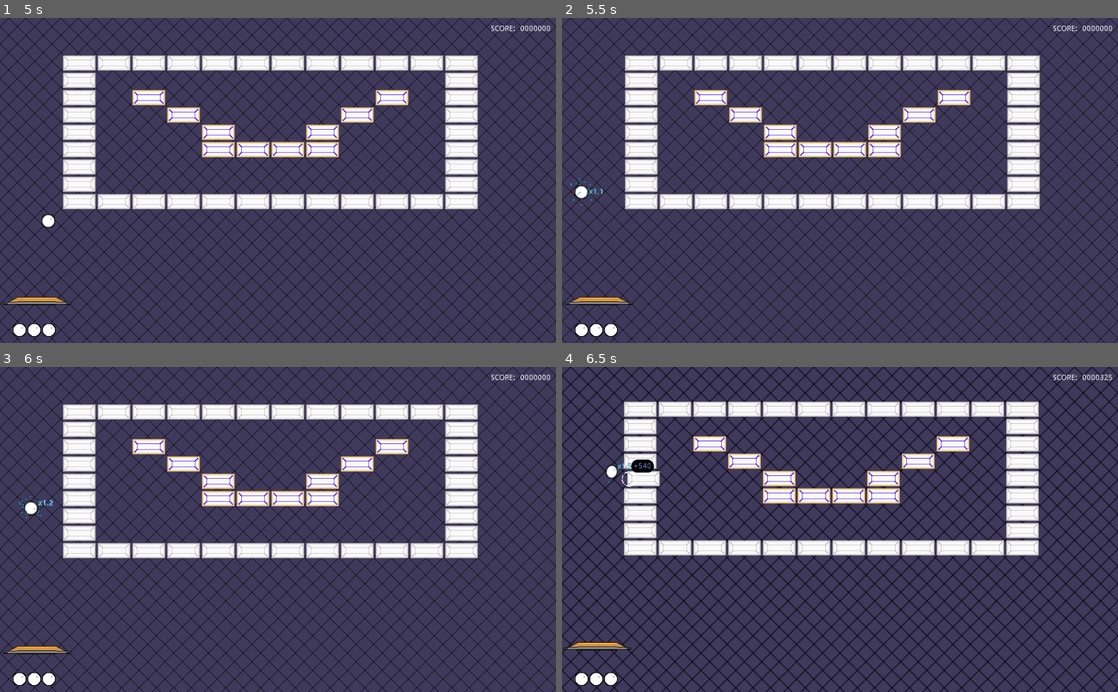
Above: before the commit, frames 1-4 (two rows, left to right).
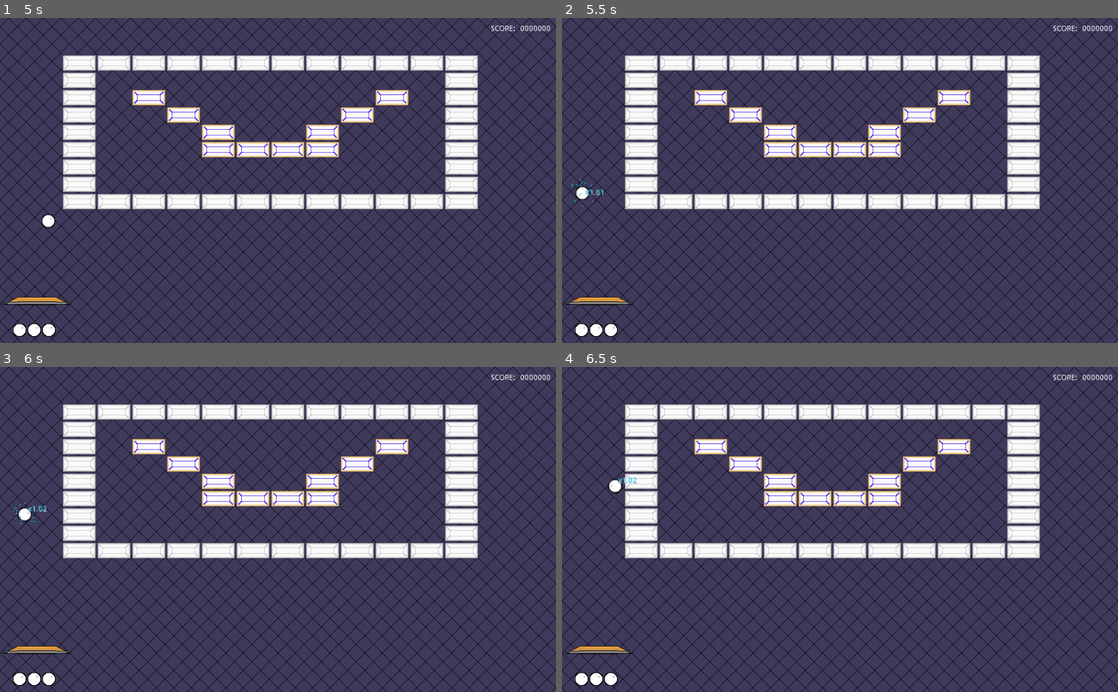
Above: after the commit, the same moments.

Repository: Anatolij-Grigorjev/Breakout4Godot
Game: Godot game, scene res://BreakoutGame.tscn
Two runs of this game, one before a commit and one after it. Both use one fixed random seed, a clock stepped at 60 frames per second and the inputs below.
Inputs (mouse positions are in pixels of both pictures, inside the frame that each line leads up to):
- Up to frame 1 (5 s): tap Enter (ui_accept) at 0.5, 0.77, 2, 3.5, 3.77 s; move the mouse to (250, 245) at 0.52 s; hold Up (paddle_ball_speedup) 0.53-1.25 s; tap Space (paddle_launch_ball) at 0.6, 3.6 s; click (250, 245) at 0.67 s; drag from (444, 229) to (250, 245) at 1.27 s; move the mouse to (111, 131) at 2.02 s; hold Left (paddle_left) 2.03-2.75 s; tap Alt at 2.1 s; drag from (305, 180) to (111, 131) at 2.77 s; move the mouse to (194, 99) at 3.52 s; hold Left (paddle_left) 3.53-4.25 s; drag from (400, 164) to (194, 99) at 4.27 s
- Up to frame 2 (5.5 s): move the mouse to (728, 196) at 5.02 s; hold Up (paddle_ball_speedup) from 5.03 s (still down); tap Alt at 5.1 s; click (728, 196) at 5.17 s
- Up to frame 3 (6 s): release Up (paddle_ball_speedup) at 5.75 s; drag from (333, 458) to (166, 545) at 5.77 s
- Up to frame 4 (6.5 s): no input

Frame 1 is identical in both runs. In frame 2, 0.1% of the frame differs, in the area x 1-8%, y 49-59%; in frame 3, 0.2%; in frame 4, 11%, in the area x 0-99%, y 2-97%.

Commit message:
change coefficients for ball speedup from paddle and brick

Diff:
--- a/game/BreakoutGame.gd
+++ b/game/BreakoutGame.gd
@@ -111,7 +111,7 @@
 		if ball.is_at_max_speed() or paddle.ballRef == ball:
 			ball.stop_glowing()
 			continue
-		ball.speedup_ball()
+		ball.speedup_ball_by_amount(ball.speed_additive_for_coef(1.01))
 
 
 func _on_paddle_ball_speedup_started():
--- a/game/ball/Ball.gd
+++ b/game/ball/Ball.gd
@@ -10,17 +10,17 @@
 onready var hit_ball_sparks: ParticlesBattery = $ParticlesBattery
 onready var coef_label: Label = $Label
 
-export(float) var bounceSpeedupCoef: float = 1.1
+export(float) var bounceSpeedupCoef: float = 1.05
 export(float) var maxSpeedCoef: float = 3.0
 
-export(float) var baseSpeed: float = 145
+export(float) var baseSpeed: float = 145.0
 export(float) var baseSpinDegrees: float = 360.0
 export(Vector2) var direction := Vector2.DOWN
 
-var baseSpinRadians = deg2rad(baseSpinDegrees)
-var speedAdditive = baseSpeed * bounceSpeedupCoef - baseSpeed
-var spinAdditive = baseSpinRadians * bounceSpeedupCoef - baseSpinRadians
-var maxBallSpeed = maxSpeedCoef * baseSpeed
+var baseSpinRadians: float = deg2rad(baseSpinDegrees)
+var bounce_speed_additive: float = speed_additive_for_coef(bounceSpeedupCoef)
+var spinAdditive: float = baseSpinRadians * bounceSpeedupCoef - baseSpinRadians
+var maxBallSpeed: float = maxSpeedCoef * baseSpeed
 
 var currentSpeed setget _set_current_speed_and_broadcast
 var currentSpinRadians
@@ -59,6 +59,12 @@
 	return currentSpeed == maxBallSpeed
 
 
+# an amount of speed that shoud be added to ball in absolute speed units,
+# expressed as coefficient of base ball speed (above 1.00)
+func speed_additive_for_coef(coef: float) -> float:
+	return baseSpeed * coef - baseSpeed
+
+
 func _process(delta: float):
 	var collision: KinematicCollision2D = move_and_collide(direction * currentSpeed * delta)
 	sprite.rotate(currentSpinRadians * delta)
@@ -86,7 +92,7 @@
 		return
 	currentSpeed = new_speed_val
 	var high_speed_prc = currentSpeedupCoef()
-	coef_label.text = "x%.1f" % high_speed_prc
+	coef_label.text = "x%.2f" % high_speed_prc
 	sprite.material.set_shader_param("radius", max(0.0, high_speed_prc))
 	emit_signal("ball_speed_changed", self)
 
@@ -125,7 +131,11 @@
 
 
 func speedup_ball():
-	_set_current_speed_and_broadcast(clamp(currentSpeed + speedAdditive, baseSpeed, baseSpeed * maxSpeedCoef))
+	speedup_ball_by_amount(bounce_speed_additive)
+
+
+func speedup_ball_by_amount(speedup_amount: float):
+	_set_current_speed_and_broadcast(clamp(currentSpeed + speedup_amount, baseSpeed, baseSpeed * maxSpeedCoef))
 	currentSpinRadians = clamp(currentSpinRadians + spinAdditive * currentSpeedupCoef(), baseSpinRadians, baseSpinRadians * 2.0 * maxSpeedCoef)
 
 
